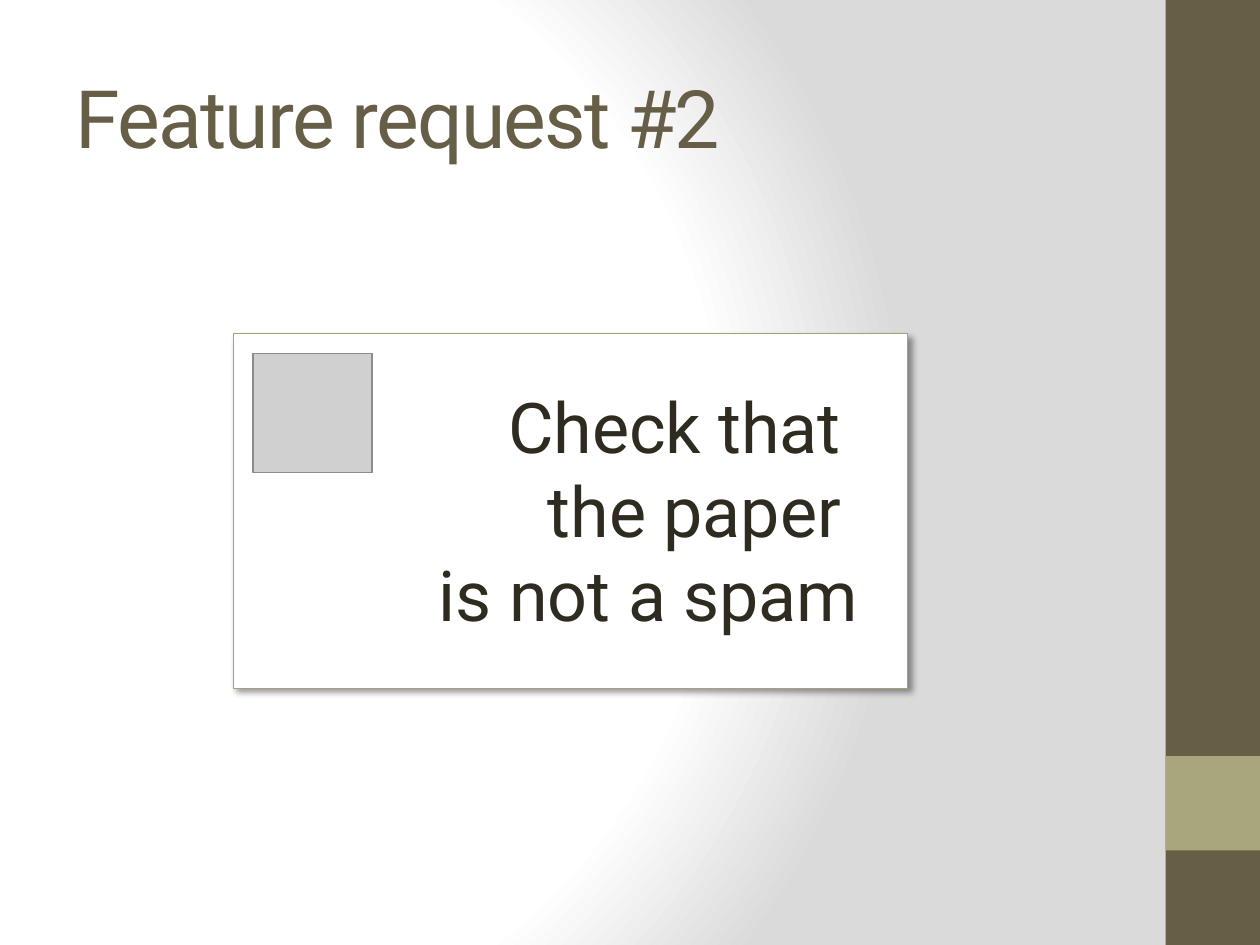
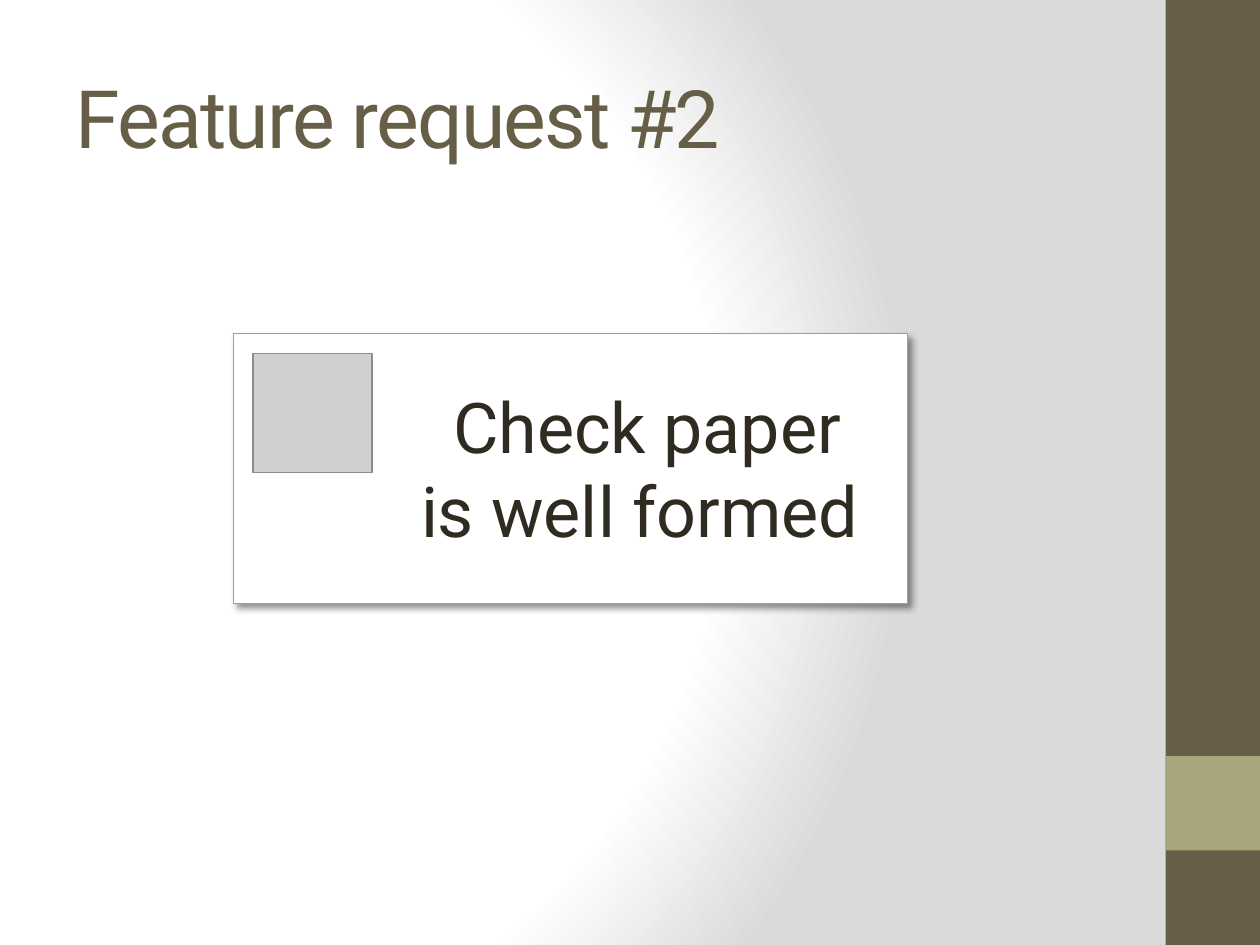
Before and after one commit to bouquetf/call-for-paper, a slide deck: slide 15 of slides/slides.pptx (slide 14 before the commit). Drawn at 1260x945 pixels with LibreOffice and Linux fonts; fonts in the diff are those of the drawing; grey boxes stand for pictures. Boxes give left, top, right and bottom in pixels: in the first picture for what was removed or moved away, otherwise in the second. Text is boxed around its words. In the diff, an @@ line names an element or a change of style, - is before the commit and + after.

```diff
--- a/slides/slides.pptx
+++ b/slides/slides.pptx
@@ rectangle "Check paper" resized from (x1=233, y1=334, x2=907, y2=688) to (x1=233, y1=334, x2=907, y2=604) @@
@@ text in rectangle at (x1=421, y1=400, x2=858, y2=538): text changed @@
-Check that
-the paper
-is not a spam
+Check paper
+is well formed
```
Also in this commit, not shown: 2 other slides changed, 7 slides added, 1 slide removed.
